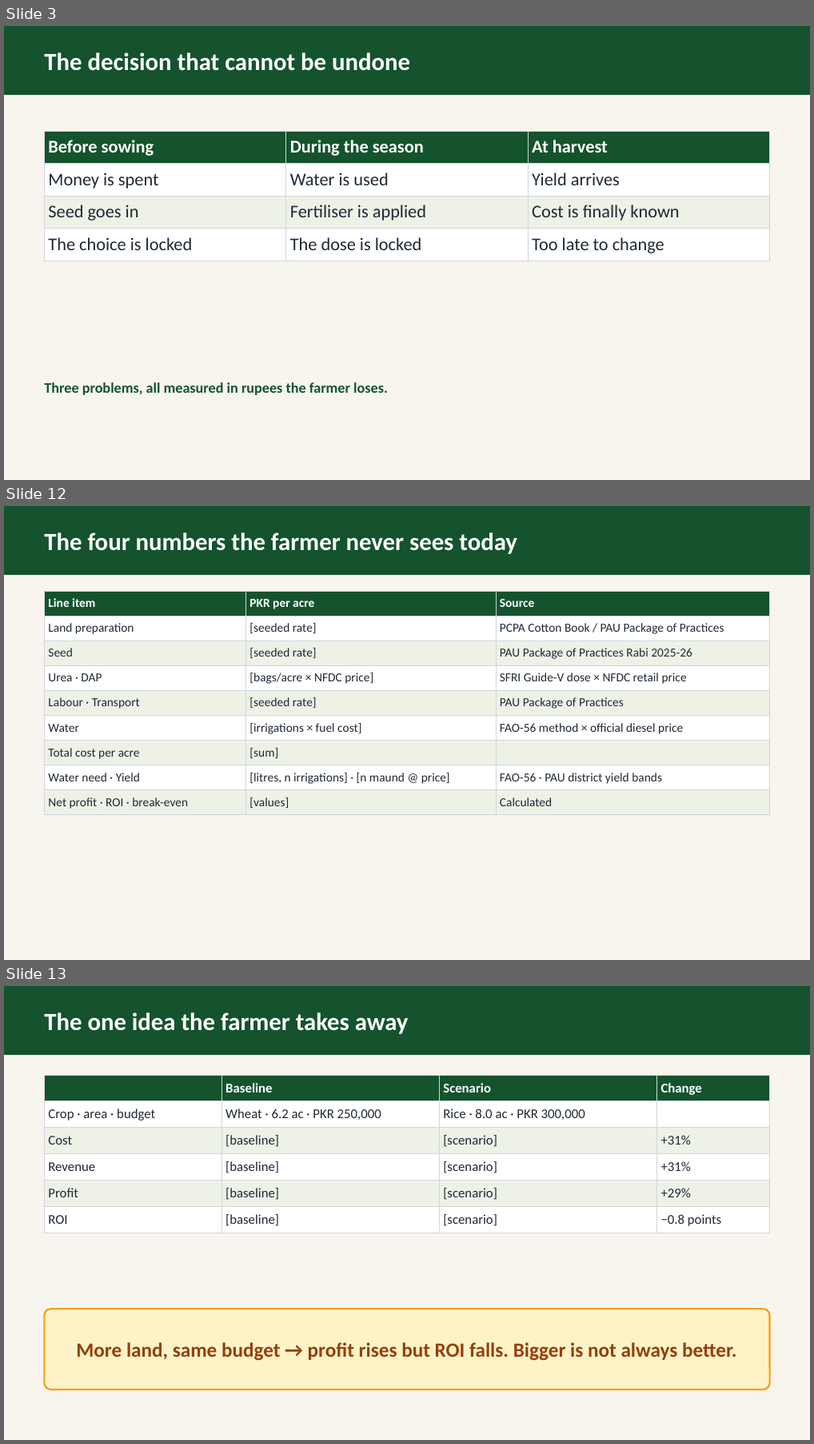
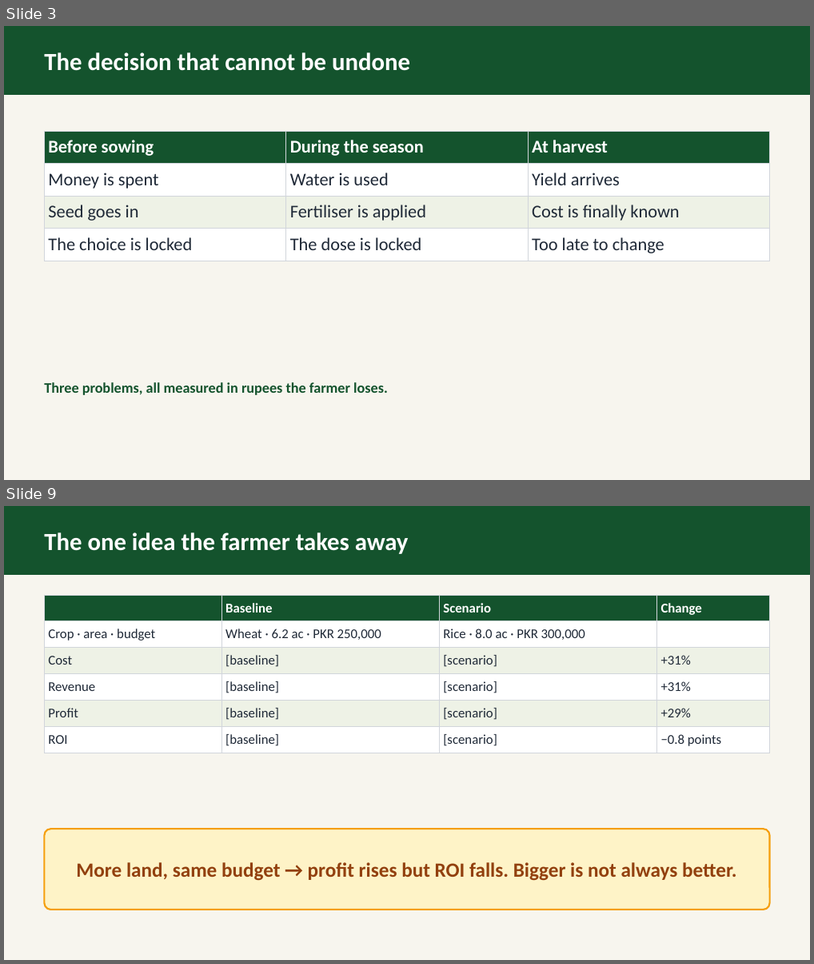
Before and after one commit to abdullahmunir139/my-fyp, a slide deck: deliverables/proposal/ppt/group_2_AgriPulse_Soil-Test_Driven_Farm_Planner.odp. Shown one above the other, each under a label of ours: slides 3, 12 and 13 before the commit, slides 3 and 9 after it; the slides between them are not shown. The pictures are 814x1444 and 814x964 pixels, drawn with LibreOffice and Linux fonts; fonts in the diff are those of the drawing. Boxes give left, top, right and bottom in pixels: in the first picture for what was removed or moved away, otherwise in the second. Text is boxed around its words. In the diff, an @@ line names an element or a change of style, - is before the commit and + after.

```diff
--- a/deliverables/proposal/ppt/group_2_AgriPulse_Soil-Test_Driven_Farm_Planner.odp
+++ b/deliverables/proposal/ppt/group_2_AgriPulse_Soil-Test_Driven_Farm_Planner.odp
@@ slide 12 removed at (4, 506, 810, 960), background #F7F5EE @@
@@ rectangle removed at (4, 506, 810, 575) @@
@@ text removed at (44, 532, 518, 554) @@
-The four numbers the farmer never sees today
@@ table removed at (44, 591, 770, 815), 9 rows, 3 columns @@
-Line item | PKR per acre | Source
-Land preparation | [seeded rate] | PCPA Cotton Book / PAU Package of Practices
-Seed | [seeded rate] | PAU Package of Practices Rabi 2025-26
-Urea · DAP | [bags/acre × NFDC price] | SFRI Guide-V dose × NFDC retail price
-Labour · Transport | [seeded rate] | PAU Package of Practices
-Water | [irrigations × fuel cost] | FAO-56 method × official diesel price
-Total cost per acre | [sum] | 
-Water need · Yield | [litres, n irrigations] · [n maund @ price] | FAO-56 · PAU district yield bands
-Net profit · ROI · break-even | [values] | Calculated
@@ what was slide 13 is now slide 9 @@
```
Also in this commit, not shown: 7 slides changed, 2 slides added, 6 other slides removed, 4 other files.
